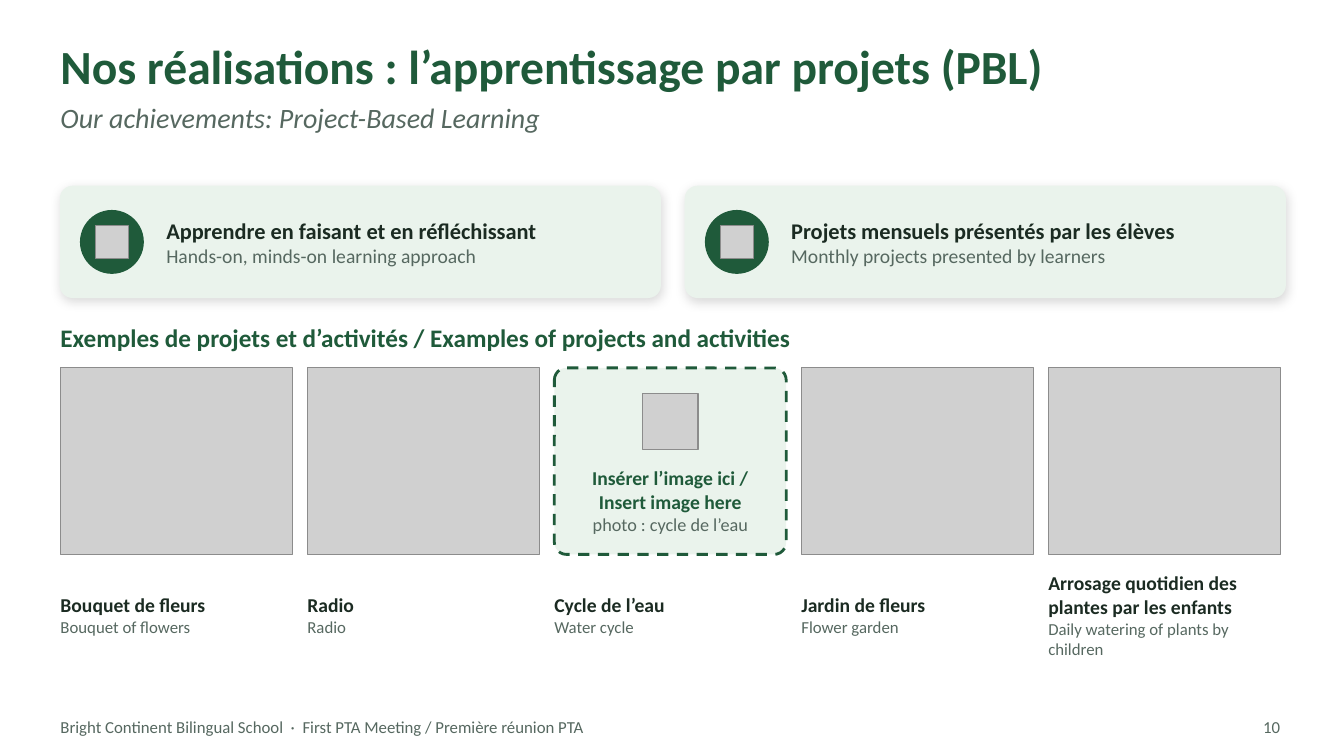
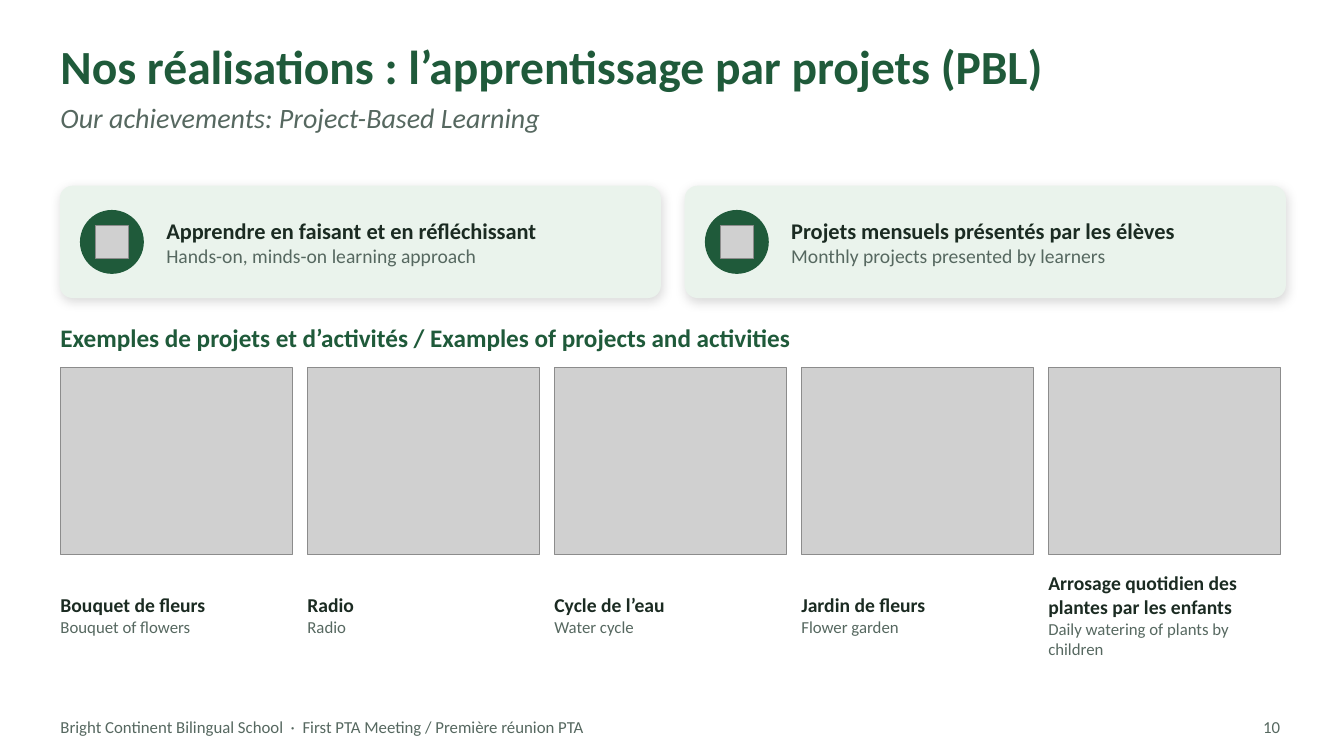
Before and after one commit to hassandevpro/Code, a slide deck: slide 10 of PTA_Meeting_BCBS/BCBS_First_PTA_Meeting.pptx. Drawn at 1344x756 pixels with LibreOffice and Linux fonts; fonts in the diff are those of the drawing; grey boxes stand for pictures; background and template pictures are left out. Boxes give left, top, right and bottom in pixels: in the first picture for what was removed or moved away, otherwise in the second. Text is boxed around its words. In the diff, an @@ line names an element or a change of style, - is before the commit and + after.

```diff
--- a/PTA_Meeting_BCBS/BCBS_First_PTA_Meeting.pptx
+++ b/PTA_Meeting_BCBS/BCBS_First_PTA_Meeting.pptx
@@ rounded rectangle removed at (555,368,786,555) @@
@@ picture added at (555,368,786,555) @@
@@ picture removed at (643,393,699,449) @@
@@ text removed at (592,471,748,534) @@
-Insérer l’image ici / Insert image here
-photo : cycle de l’eau
```
Also in this commit, not shown: 1 other slide changed.
